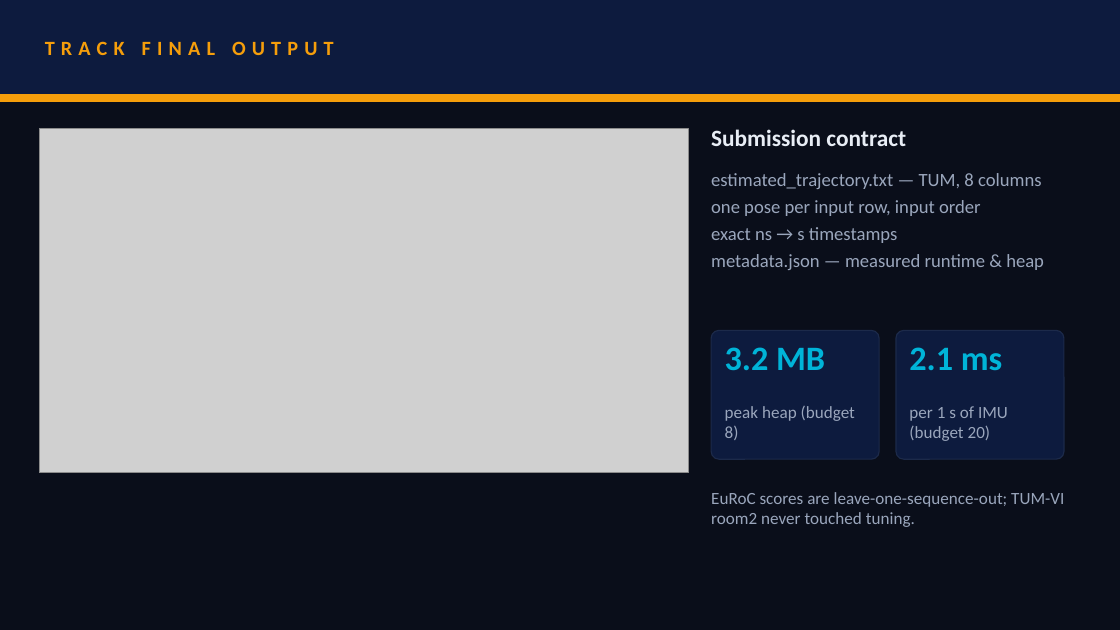
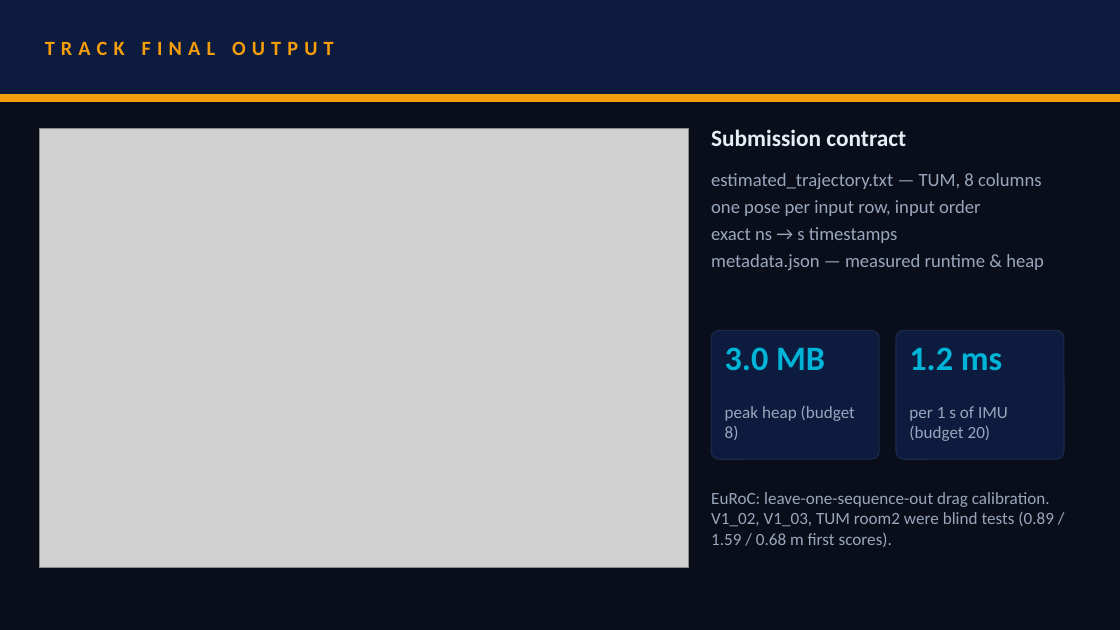
Before and after one commit to RaktimChandra/pathfinder, a slide deck: slide 5 of deck/SRMIST_vortexxx.pptx. Drawn at 1120x630 pixels with LibreOffice and Linux fonts; fonts in the diff are those of the drawing; grey boxes stand for pictures. Boxes give left, top, right and bottom in pixels: in the first picture for what was removed or moved away, otherwise in the second. Text is boxed around its words. In the diff, an @@ line names an element or a change of style, - is before the commit and + after.

```diff
--- a/deck/SRMIST_vortexxx.pptx
+++ b/deck/SRMIST_vortexxx.pptx
@@ picture: place and size @@
-picture at bbox=[39, 129, 689, 473]
+picture at bbox=[39, 129, 689, 568]
@@ text at bbox=[725, 347, 825, 370]: text changed @@
-3.2 MB
+3.0 MB
@@ text at bbox=[909, 347, 1002, 370]: text changed @@
-2.1 ms
+1.2 ms
@@ text at bbox=[711, 492, 1054, 547]: text changed @@
-EuRoC scores are leave-one-sequence-out; TUM-VI room2 never touched tuning.
+EuRoC: leave-one-sequence-out drag calibration. V1_02, V1_03, TUM room2 were blind tests (0.89 / 1.59 / 0.68 m first scores).
```
Also in this commit, not shown: 2 other slides changed, 19 other files.
